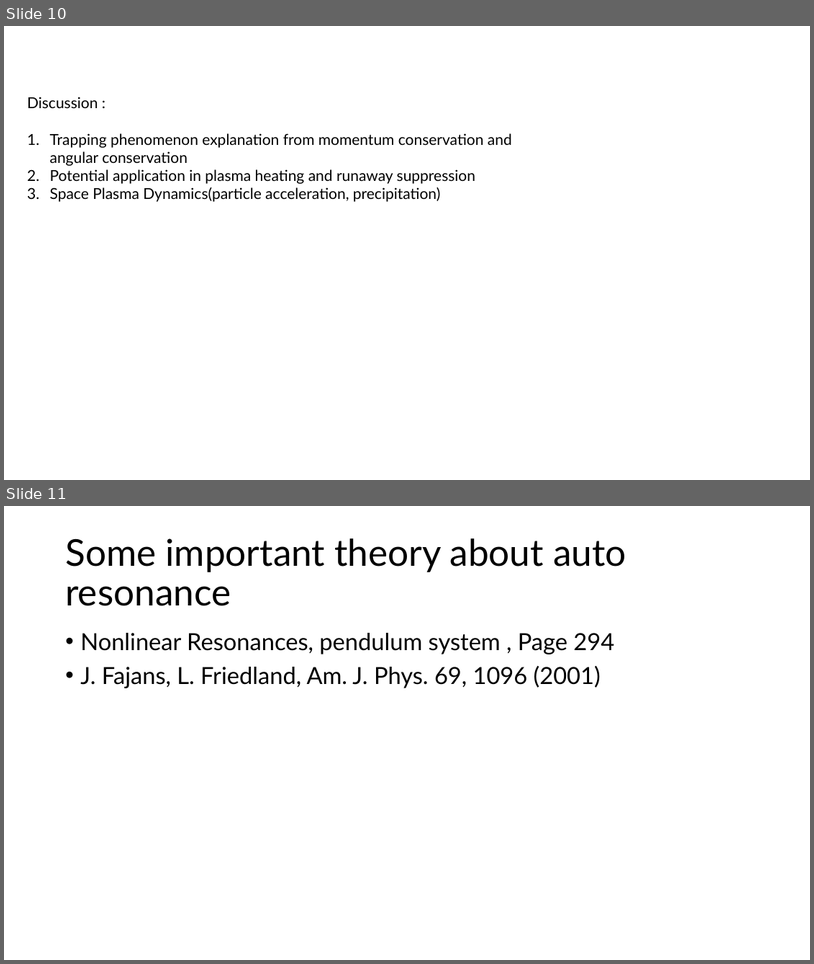
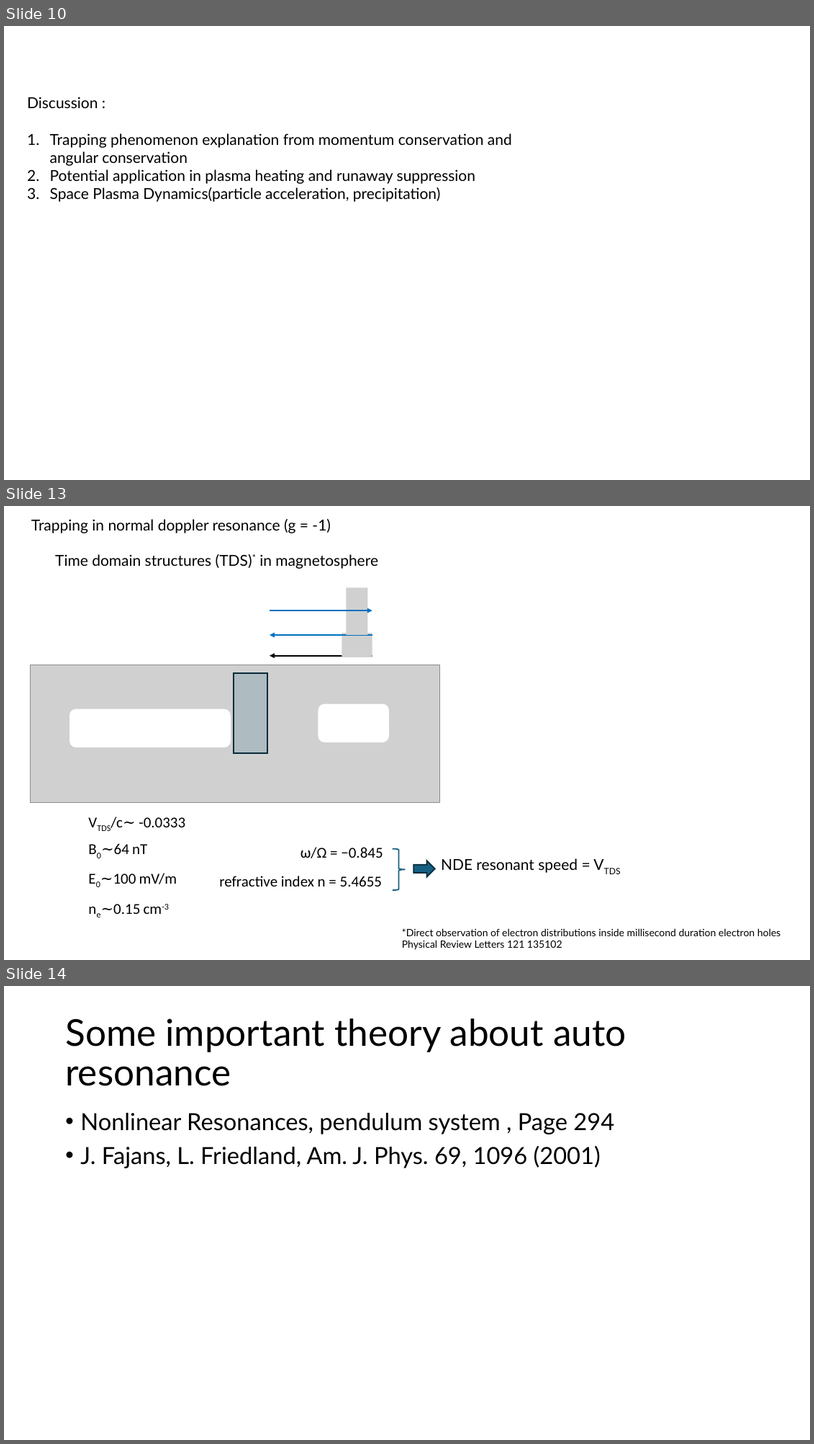
Before and after one commit to USTC-star/computer_share, a slide deck: paper modification/papers/Trapping analysis of a magnetic electron.pptx. Shown one above the other, each under a label of ours: slides 10 and 11 before the commit, slides 10, 13 and 14 after it; the slides between them are not shown. The pictures are 814x964 and 814x1444 pixels, drawn with LibreOffice and Linux fonts; fonts in the diff are those of the drawing; grey boxes stand for pictures. Boxes give left, top, right and bottom in pixels: in the first picture for what was removed or moved away, otherwise in the second. Text is boxed around its words. In the diff, an @@ line names an element or a change of style, - is before the commit and + after.

```diff
--- a/paper modification/papers/Trapping analysis of a magnetic electron.pptx
+++ b/paper modification/papers/Trapping analysis of a magnetic electron.pptx
@@ slide 13 added at <box>4,506,810,960</box>, background #FFFFFF @@
@@ text added at <box>31,519,331,533</box>, 18 pt, text #000000 @@
+Trapping in normal doppler resonance (g = -1)
@@ text added at <box>55,554,378,569</box>, 18 pt, text #000000 @@
+Time domain structures (TDS)* in magnetosphere
@@ group added at <box>31,587,440,802</box>: 4 pictures, 3 arrows, 2 rounded rectangles, 1 rectangle @@
@@ text added at <box>111,816,185,828</box>, 18 pt, text #000000 @@
+VTDS/c∼ -0.0333
@@ text added at <box>101,843,147,854</box>, 18 pt, text #000000 @@
+B0∼64 nT
@@ text added at <box>301,847,383,858</box>, 18 pt, text #000000 @@
+ω/Ω = −0.845
@@ right brace added at <box>393,849,406,890</box>, outline #156082 1.5 pt @@
@@ text added at <box>100,872,177,884</box>, 18 pt, text #000000 @@
+E0∼100 mV/m
@@ right arrow added at <box>414,860,435,877</box>, fill #156082, outline #092A39 1.5 pt @@
@@ text added at <box>441,858,578,872</box>, 18 pt, text #000000 @@
+NDE resonant speed = VTDS
@@ text added at <box>219,875,382,886</box>, 18 pt, text #000000 @@
+refractive index n = 5.4655
@@ text added at <box>101,903,169,914</box>, 18 pt, text #000000 @@
+ne∼0.15 cm-3
@@ text added at <box>402,928,781,950</box>, 12 pt, text #000000 @@
+*Direct observation of electron distributions inside millisecond duration electron holes Physical Review Letters 121 135102
@@ what was slide 11 is now slide 14 @@
```
Also in this commit, not shown: 2 other slides added, 2 other files.
